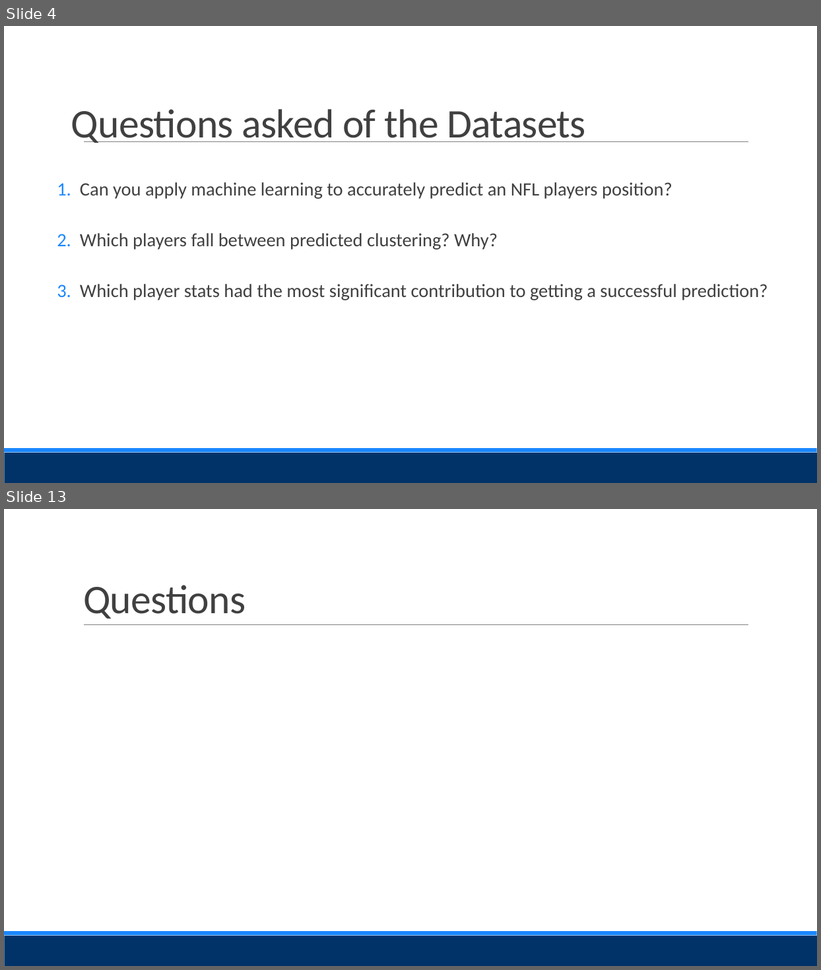
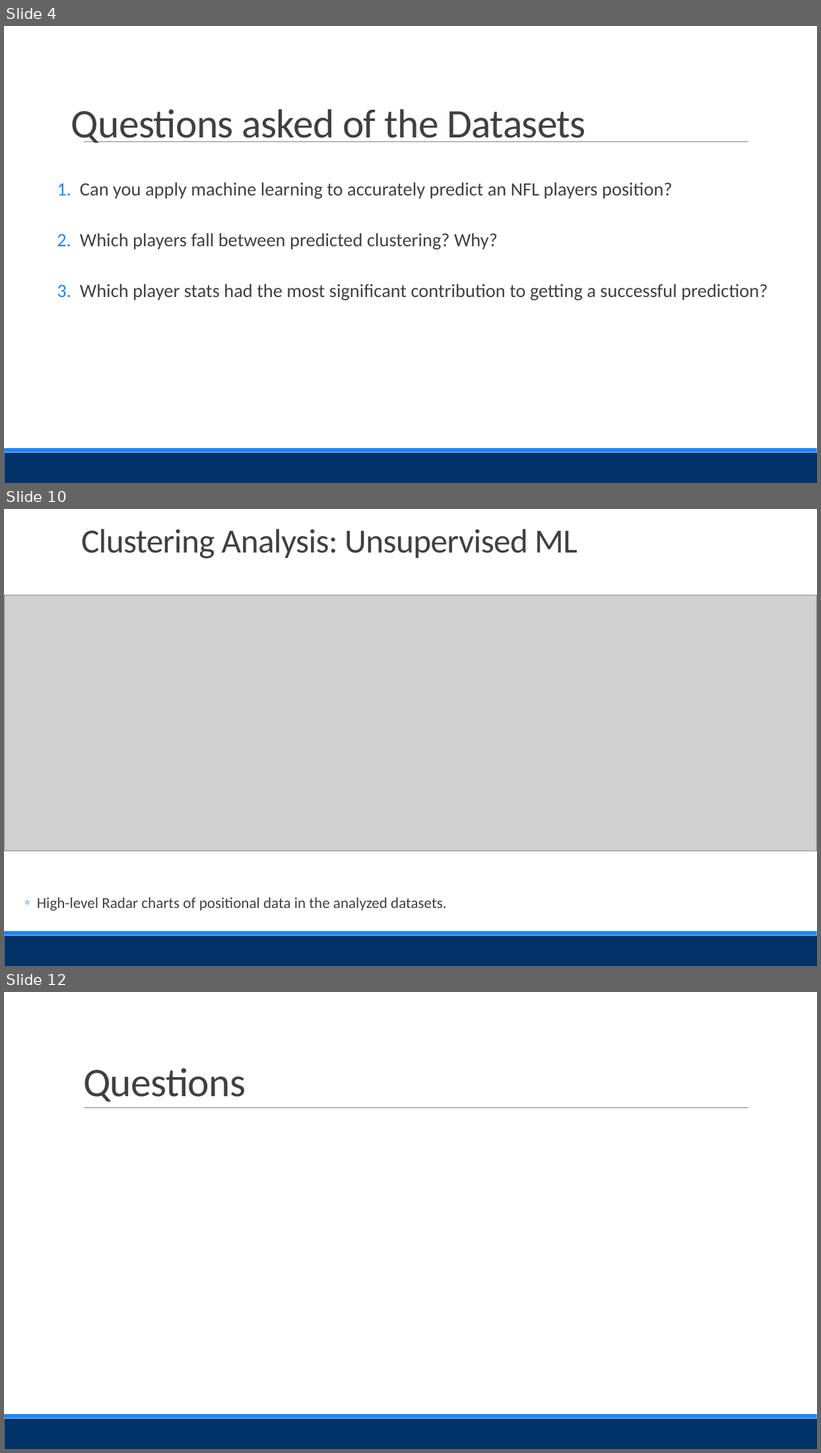
Before and after one commit to Evdawg/Project_4_FF_ML, a slide deck: Presentation.pptx. Shown one above the other, each under a label of ours: slides 4 and 13 before the commit, slides 4, 10 and 12 after it; the slides between them are not shown. The pictures are 821x970 and 821x1453 pixels, drawn with LibreOffice and Linux fonts; fonts in the diff are those of the drawing; grey boxes stand for pictures. Boxes give left, top, right and bottom in pixels: in the first picture for what was removed or moved away, otherwise in the second. Text is boxed around its words. In the diff, an @@ line names an element or a change of style, - is before the commit and + after.

```diff
--- a/Presentation.pptx
+++ b/Presentation.pptx
@@ slide 10 added at <box>4,509,817,966</box>, background #FFFFFF; not listed: 2 template elements that a slide beside it also shows @@
@@ title added at <box>81,529,578,559</box>, 40 pt, text #404040 @@
+Clustering Analysis: Unsupervised ML
@@ picture added at <box>4,595,817,851</box> @@
@@ text added at <box>37,898,446,911</box>, 18 pt, text #404040 @@
+  ◦ High-level Radar charts of positional data in the analyzed datasets.
@@ what was slide 13 is now slide 12 @@
```
Also in this commit, not shown: 4 slides changed, 3 other slides added, 5 slides removed.
